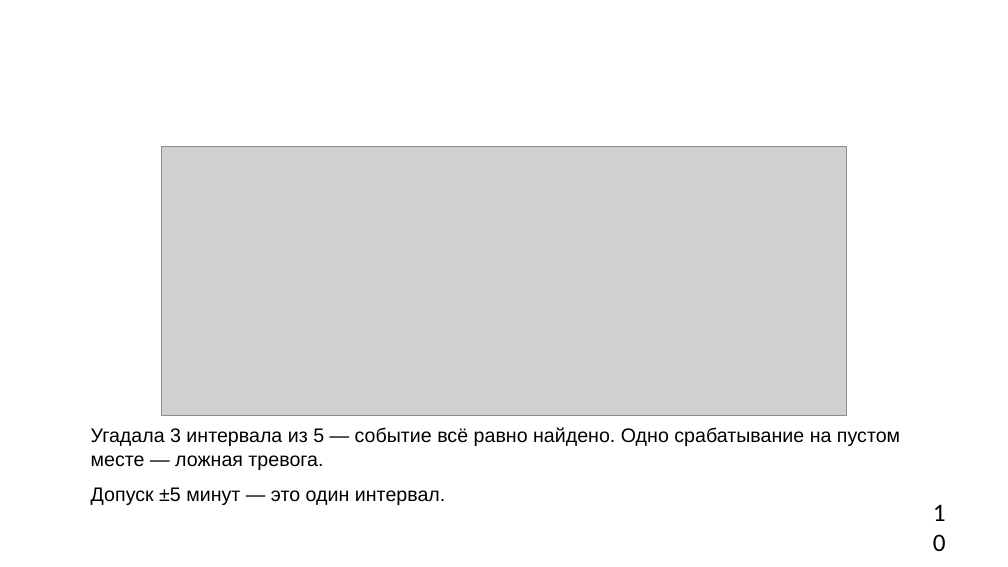
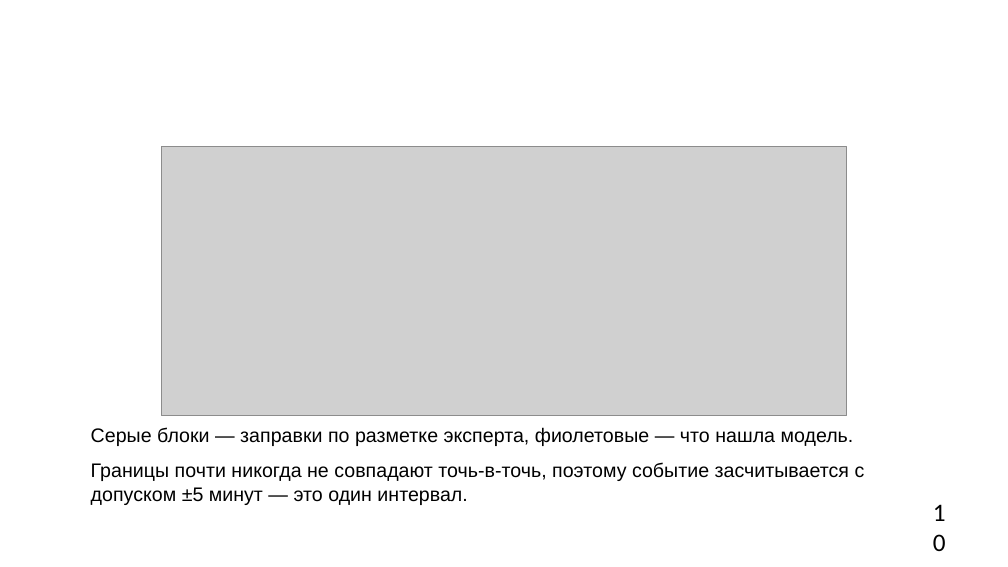
Before and after one commit to hehehelp123/fuel-refuel-lab, a slide deck: slide 10 of Лаба_заправки.pptx. Drawn at 1008x567 pixels with LibreOffice and Linux fonts; fonts in the diff are those of the drawing; grey boxes stand for pictures; background and template pictures are left out. Boxes give left, top, right and bottom in pixels: in the first picture for what was removed or moved away, otherwise in the second. Text is boxed around its words. In the diff, an @@ line names an element or a change of style, - is before the commit and + after.

Commit message:
Слайд про событийную метрику: пояснение, что означают блоки и их смещения

```diff
--- a/Лаба_заправки.pptx
+++ b/Лаба_заправки.pptx
@@ text at <box>91,427,865,505</box>: text changed @@
-Угадала 3 интервала из 5 — событие всё равно найдено. Одно срабатывание на пустом месте — ложная тревога.
-Допуск ±5 минут — это один интервал.
+Серые блоки — заправки по разметке эксперта, фиолетовые — что нашла модель.
+Границы почти никогда не совпадают точь-в-точь, поэтому событие засчитывается с допуском ±5 минут — это один интервал.
```
Also in this commit, not shown: 2 other files.
